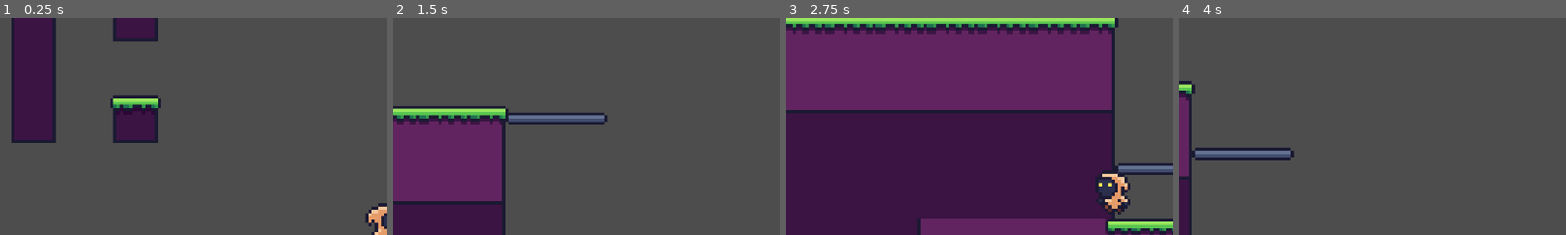
Above: before the commit, frames 1-4 (left to right).
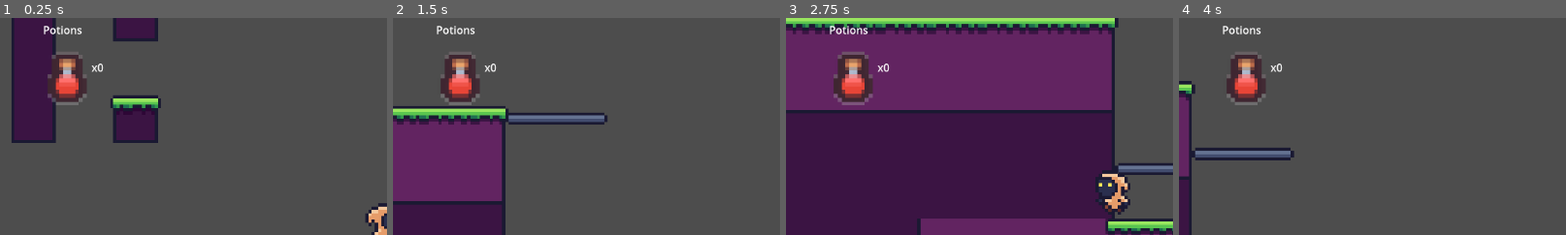
Above: after the commit, the same moments.

Repository: Greeper-T/godotTestProject2DRougePlatformer
Game: Godot game, scene res://assets/scenes/playable/area_1.tscn
Two runs of this game, one before a commit and one after it. Both use one fixed random seed, a clock stepped at 60 frames per second and the inputs below.
Inputs:
- Up to frame 1 (0.25 s): no input
- Up to frame 2 (1.5 s): hold Shift (sprint) 0.53-1.28 s; hold D (moveRight) from 0.53 s (still down); tap Space (jump) at 0.77 s; tap Shift (sprint) at 1.35 s
- Up to frame 3 (2.75 s): tap Space (jump) at 1.52 s; release D (moveRight) at 2.03 s; hold A (moveLeft) from 2.03 s (still down); hold Shift (sprint) from 2.03 s (still down)
- Up to frame 4 (4 s): release A (moveLeft) at 2.78 s; release Shift (sprint) at 2.78 s; hold D (moveRight) from 2.78 s (still down); tap Shift (sprint) at 2.85 s; tap Space (jump) at 3.02, 3.77 s; hold Shift (sprint) from 3.53 s (still down)
The pictures show only the part of the screen within x 0-50%, y 4-54%; the shares and areas given below are measured in that part.

The runs differ from the first frame. In frame 1, 2.2% of the frame differs, in the area x 11-27%, y 3-41%; in frame 2, 2.3%; in frame 3, 2.4%; in frame 4, 2.3%.

Commit message:
Added temp hud

Diff:
--- /dev/null
+++ b/2dgametestproject/HUD.tscn
@@ -0,0 +1,35 @@
+[gd_scene load_steps=2 format=3 uid="uid://dup6wt0aonxxc"]
+
+[ext_resource type="Texture2D" uid="uid://fshvpxi7vycp" path="res://assets/sprites/potion.png" id="1_d0qte"]
+
+[node name="HUD" type="Control"]
+layout_mode = 3
+anchors_preset = 15
+anchor_right = 1.0
+anchor_bottom = 1.0
+grow_horizontal = 2
+grow_vertical = 2
+
+[node name="potionTexture" type="TextureRect" parent="."]
+layout_mode = 0
+offset_left = 48.0
+offset_top = 64.0
+offset_right = 152.0
+offset_bottom = 168.0
+texture = ExtResource("1_d0qte")
+
+[node name="potionLabel" type="Label" parent="potionTexture"]
+layout_mode = 0
+offset_left = 88.0
+offset_top = 24.0
+offset_right = 160.0
+offset_bottom = 48.0
+text = "x0"
+
+[node name="mainLabel" type="Label" parent="."]
+layout_mode = 0
+offset_left = 64.0
+offset_top = 32.0
+offset_right = 123.0
+offset_bottom = 55.0
+text = "Potions"
--- a/2dgametestproject/assets/scenes/playable/area_1.tscn
+++ b/2dgametestproject/assets/scenes/playable/area_1.tscn
@@ -1,6 +1,7 @@
-[gd_scene load_steps=11 format=3 uid="uid://c4xu67kk2sds2"]
+[gd_scene load_steps=12 format=3 uid="uid://c4xu67kk2sds2"]
 
 [ext_resource type="Texture2D" uid="uid://b0q78ik8ygp5y" path="res://assets/sprites/tiles_1.png" id="1_i3wkb"]
+[ext_resource type="PackedScene" uid="uid://dup6wt0aonxxc" path="res://HUD.tscn" id="1_qarri"]
 [ext_resource type="PackedScene" uid="uid://d2l0t1tx054pt" path="res://assets/scenes/player.tscn" id="2_sv561"]
 [ext_resource type="PackedScene" uid="uid://bhti4ybxk2aot" path="res://assets/scenes/moving_platform_large.tscn" id="3_lrawt"]
 
@@ -368,6 +369,10 @@
 
 [node name="area1" type="Node2D"]
 
+[node name="CanvasLayer" type="CanvasLayer" parent="."]
+
+[node name="HUD" parent="CanvasLayer" instance=ExtResource("1_qarri")]
+
 [node name="TileMap" type="TileMap" parent="."]
 tile_set = SubResource("TileSet_0x5rg")
 format = 2
--- /dev/null
+++ b/2dgametestproject/assets/scripts/game_manager.gd
@@ -0,0 +1,11 @@
+extends Node
+
+
+# Called when the node enters the scene tree for the first time.
+func _ready() -> void:
+	pass # Replace with function body.
+
+
+# Called every frame. 'delta' is the elapsed time since the previous frame.
+func _process(delta: float) -> void:
+	pass
Binary file added: 2dgametestproject/assets/sprites/potion.png
Not shown, added: 2dgametestproject/assets/sprites/potion.png.import
Not shown, added: 2dgametestproject/assets/scripts/kenney_tiny-dungeon.zip
